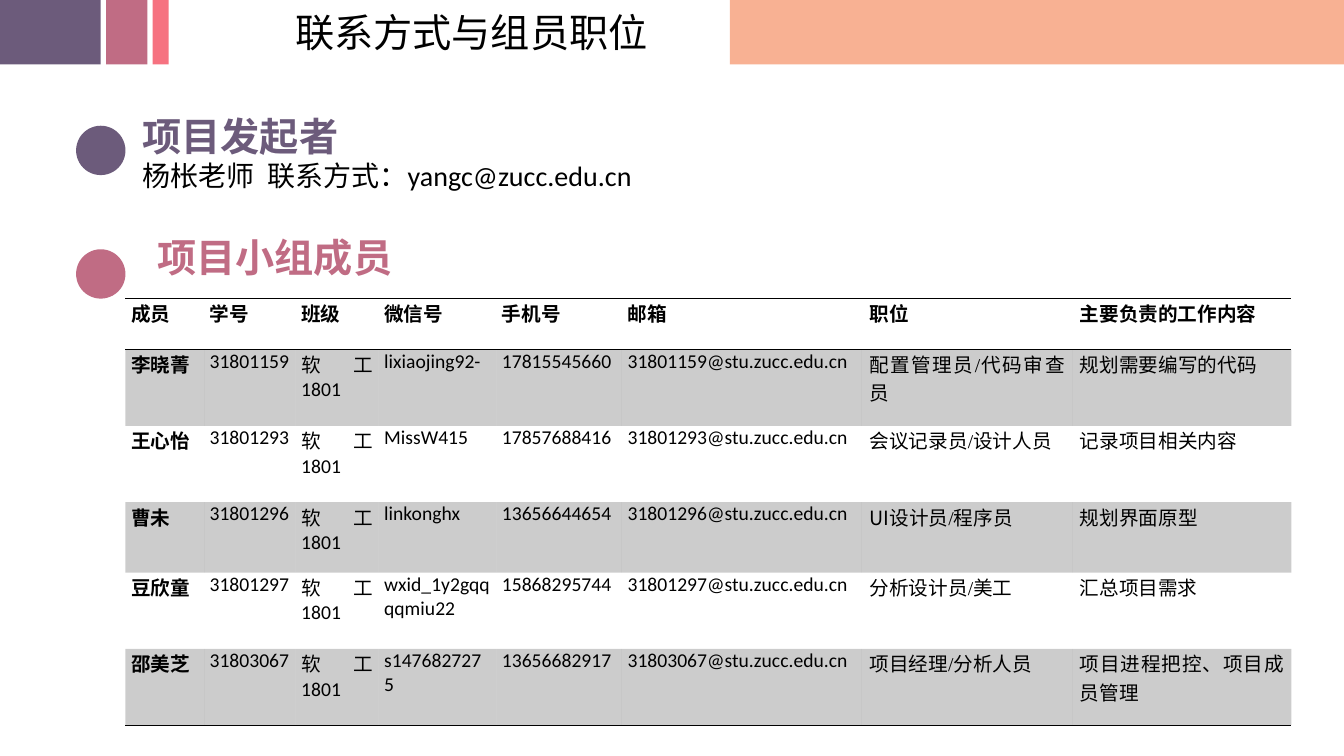
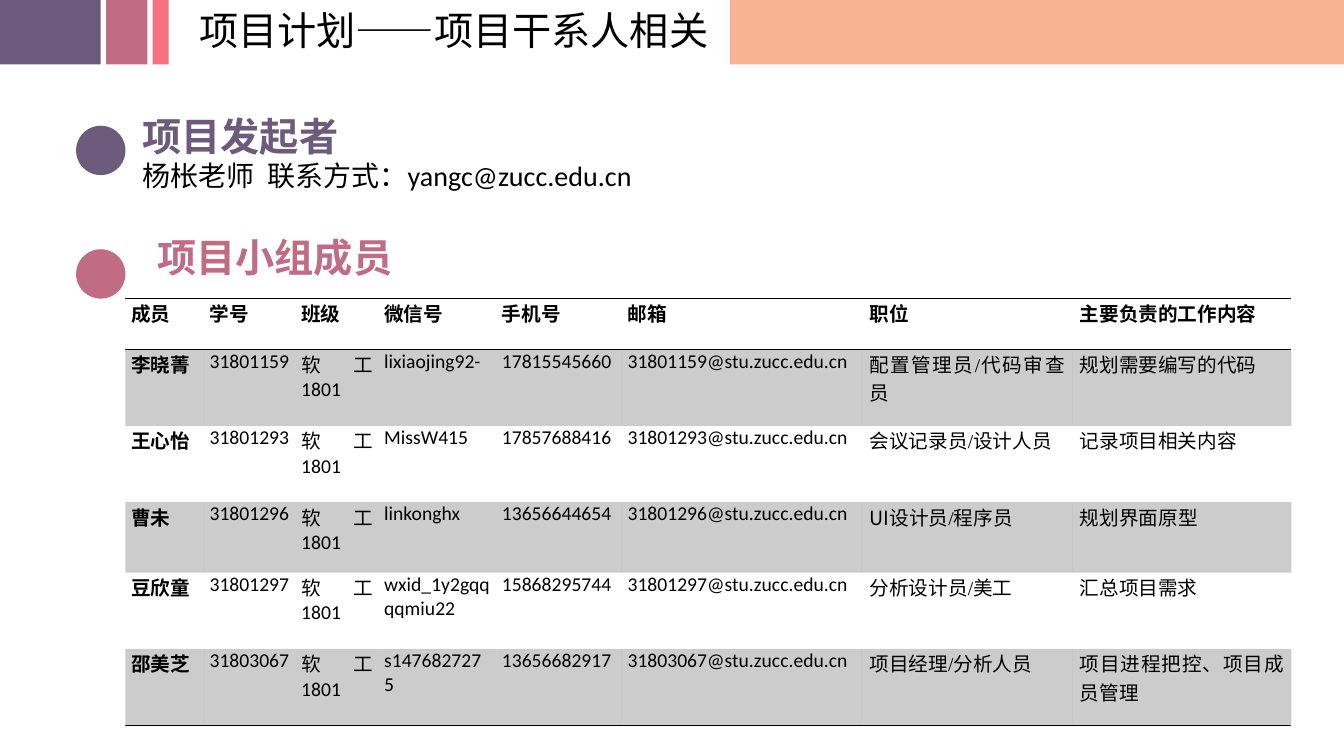
Before and after one commit to SRA2021-G04/project, a slide deck: slide 18 of PPT/SRA2021-G04-项目计划展示0.0.1.pptx. Drawn at 1344x756 pixels with LibreOffice and Linux fonts; fonts in the diff are those of the drawing; background and template pictures are left out. Boxes give left, top, right and bottom in pixels: in the first picture for what was removed or moved away, otherwise in the second. Text is boxed around its words. In the diff, an @@ line names an element or a change of style, - is before the commit and + after.

Commit message:
版本管理文档，需求工程项目计划，甘特图，PPT等更新

```diff
--- a/PPT/SRA2021-G04-项目计划展示0.0.1.pptx
+++ b/PPT/SRA2021-G04-项目计划展示0.0.1.pptx
@@ text at [199, 12, 708, 48]: text changed @@
-联系方式与组员职位
+项目计划——项目干系人相关
```
Also in this commit, not shown: 14 other slides changed, 6 slides added, 6 slides removed, 18 other files.
